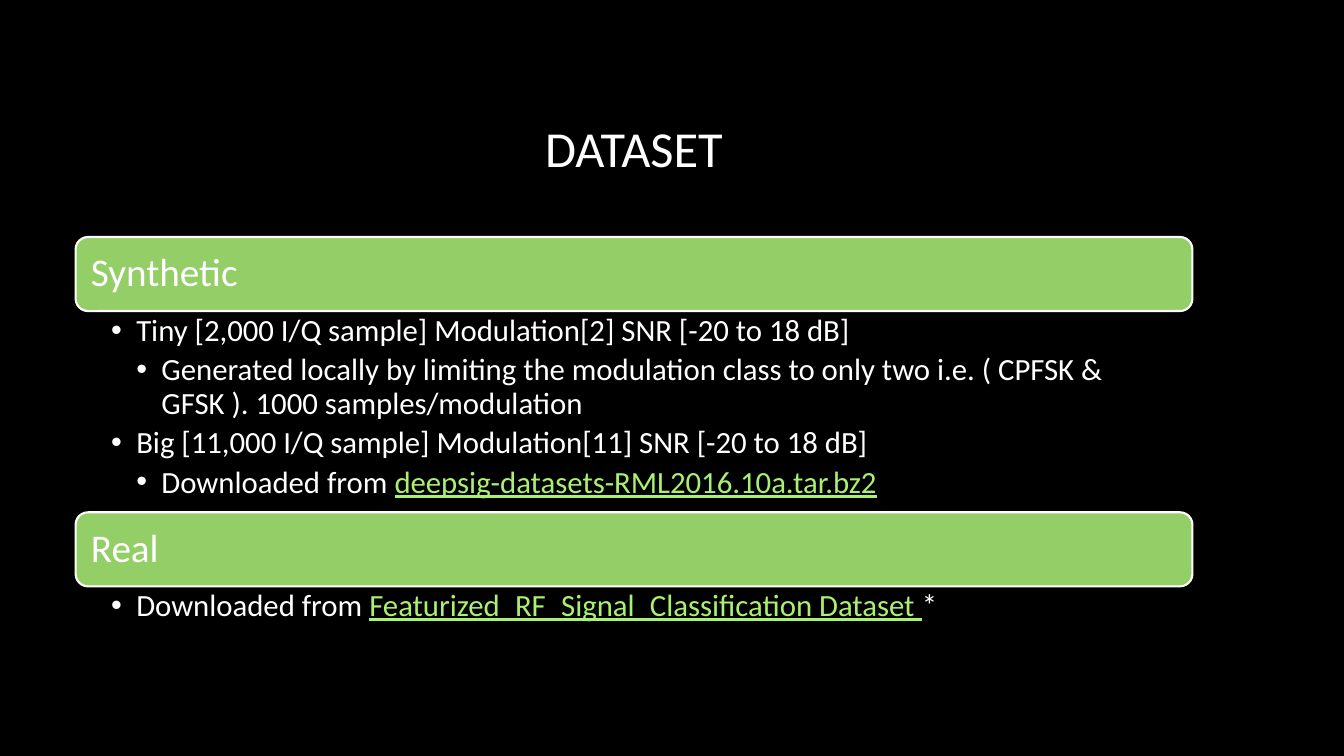
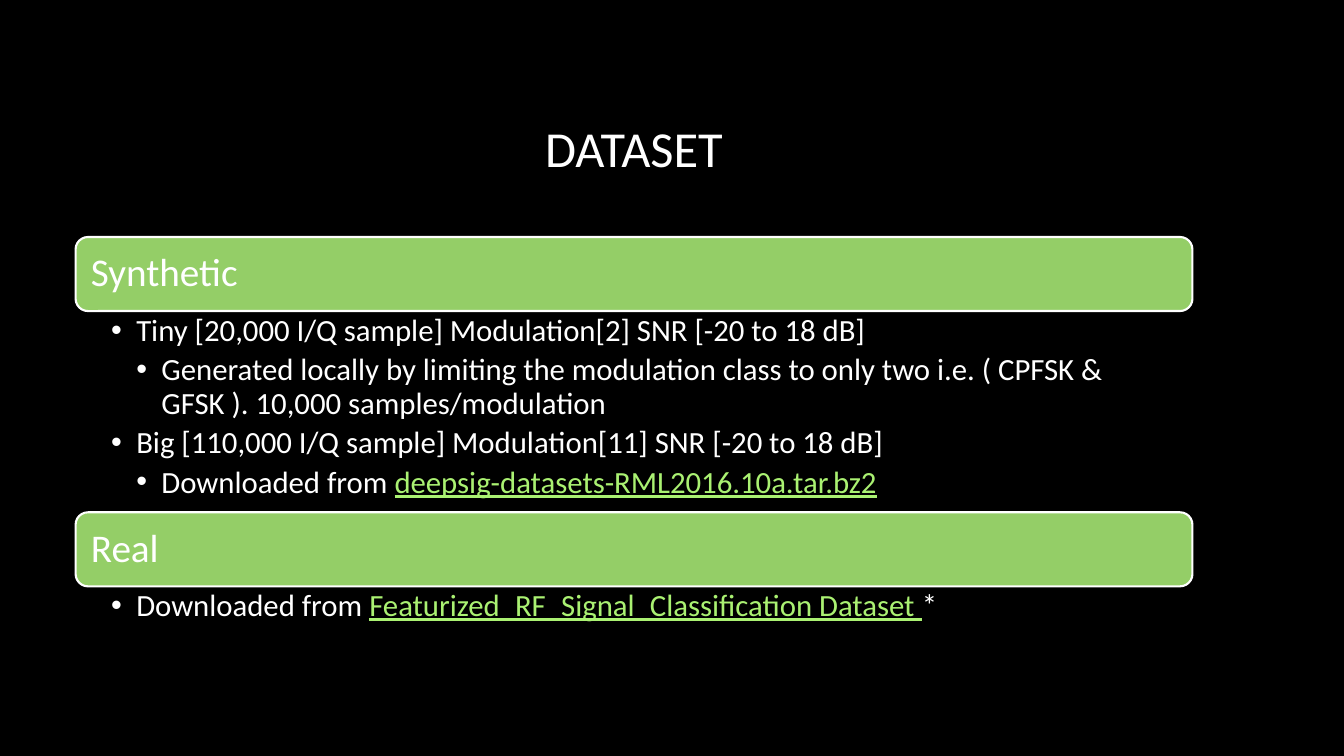
Before and after one commit to jayeshpatel8/DeepLearning, a slide deck: slide 4 of RF/RF_Signal_Classification_(modulation).pptx. Drawn at 1344x756 pixels with LibreOffice and Linux fonts; fonts in the diff are those of the drawing; background and template pictures are left out. Boxes give left, top, right and bottom in pixels: in the first picture for what was removed or moved away, otherwise in the second. Text is boxed around its words. In the diff, an @@ line names an element or a change of style, - is before the commit and + after.

```diff
--- a/RF/RF_Signal_Classification_(modulation).pptx
+++ b/RF/RF_Signal_Classification_(modulation).pptx
@@ text at <box>136,318,1074,459</box>: text changed @@
-  • Tiny [2,000 I/Q sample] Modulation[2] SNR [-20 to 18 dB]
-    • Generated locally by limiting the modulation class to only two i.e. ( CPFSK & GFSK ). 1000 samples/modulation
-  • Big [11,000 I/Q sample] Modulation[11] SNR [-20 to 18 dB]
+  • Tiny [20,000 I/Q sample] Modulation[2] SNR [-20 to 18 dB]
+    • Generated locally by limiting the modulation class to only two i.e. ( CPFSK & GFSK ). 10,000 samples/modulation
+  • Big [110,000 I/Q sample] Modulation[11] SNR [-20 to 18 dB]
```
Also in this commit, not shown: 1 other slide changed.
